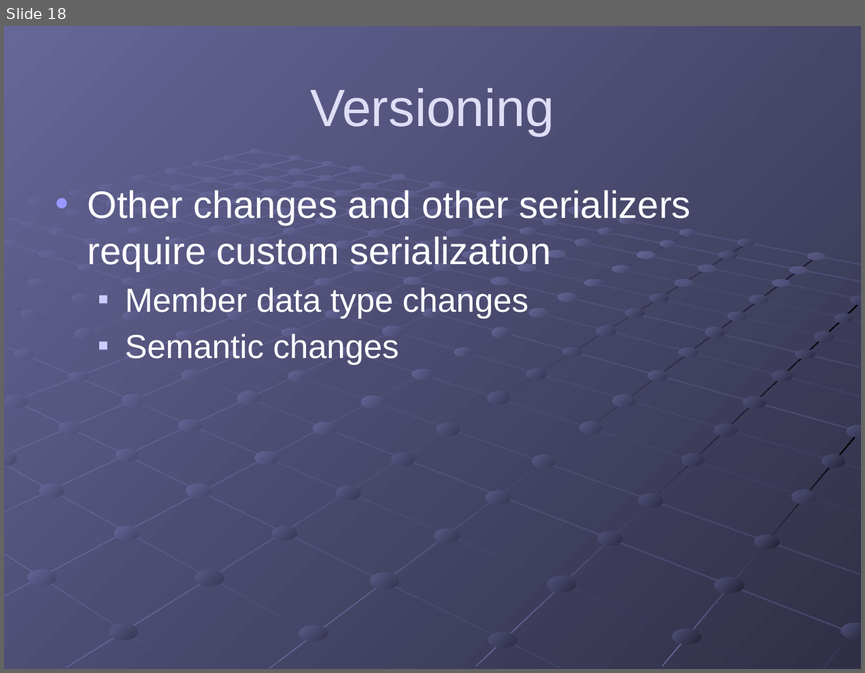
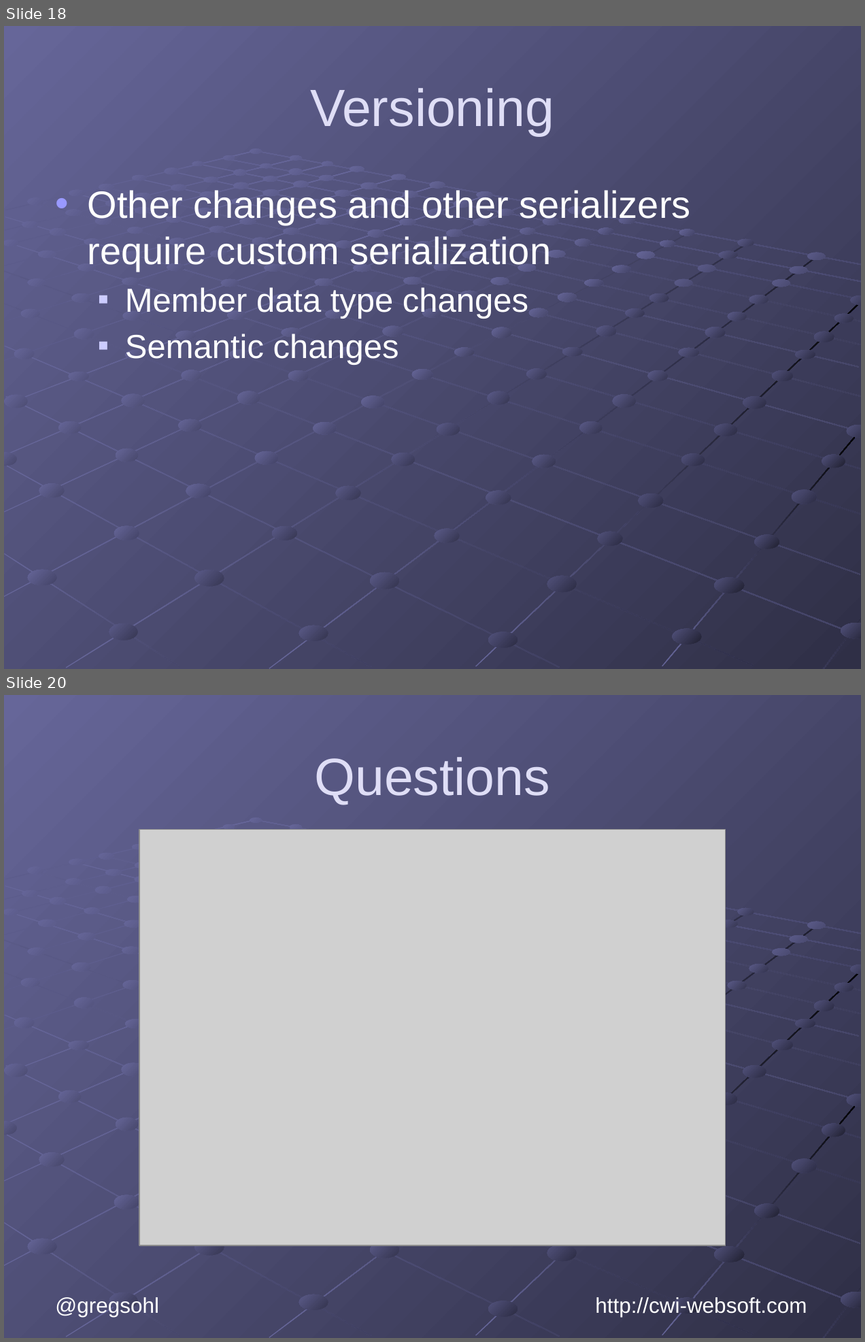
Before and after one commit to gregsohl/.NetSerialization-Presentation, a slide deck: .NET Serialization.pptx. Shown one above the other, each under a label of ours: slide 18 before the commit, slides 18 and 20 after it; the slides between them are not shown. The pictures are 865x673 and 865x1342 pixels, drawn with LibreOffice and Linux fonts; fonts in the diff are those of the drawing; grey boxes stand for pictures. Boxes give left, top, right and bottom in pixels: in the first picture for what was removed or moved away, otherwise in the second. Text is boxed around its words. In the diff, an @@ line names an element or a change of style, - is before the commit and + after.

```diff
--- a/.NET Serialization.pptx
+++ b/.NET Serialization.pptx
@@ slide 20 added at box(4, 695, 861, 1338), background gradient #666699 to #49496D; not listed: 99 template elements that a slide beside it also shows @@
@@ title added at box(314, 757, 549, 805), 44 pt, text #DFDEF6 @@
+Questions
@@ picture added at box(139, 830, 725, 1246) @@
@@ text added at box(55, 1297, 159, 1317), 18 pt, text #FFFFFF @@
+@gregsohl
@@ text added at box(595, 1295, 806, 1317), 18 pt, text #FFFFFF @@
+http://cwi-websoft.com
```
Also in this commit, not shown: 1 other slide added, 9 other files.
